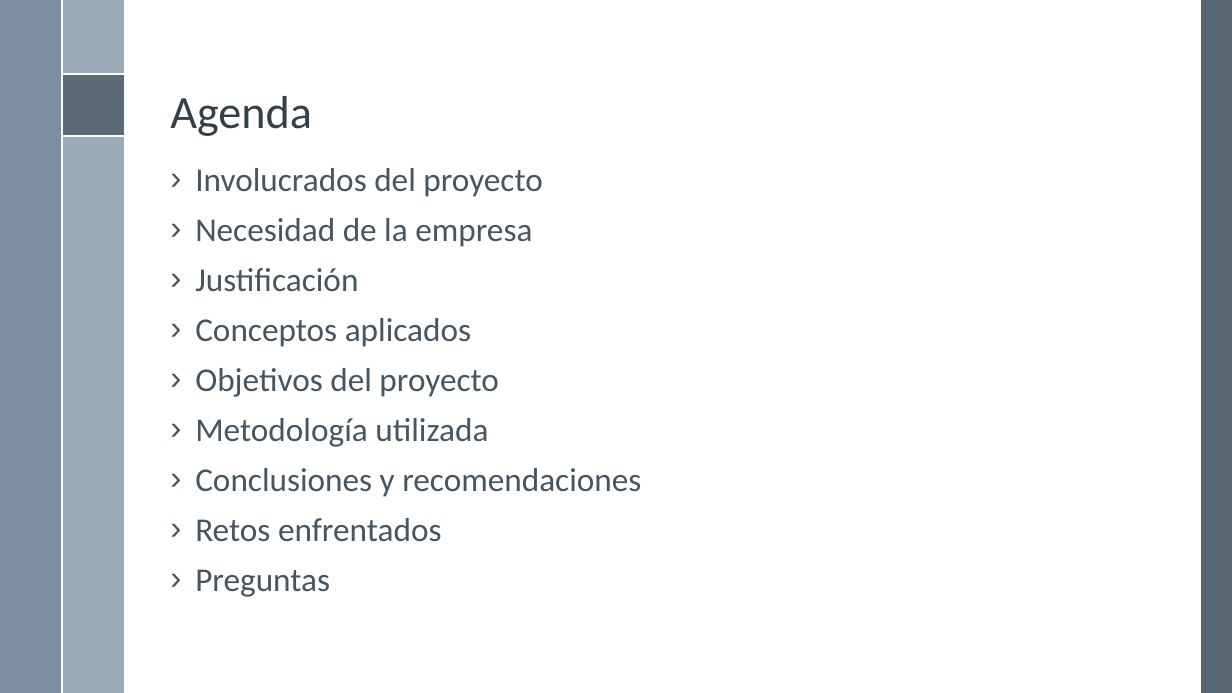
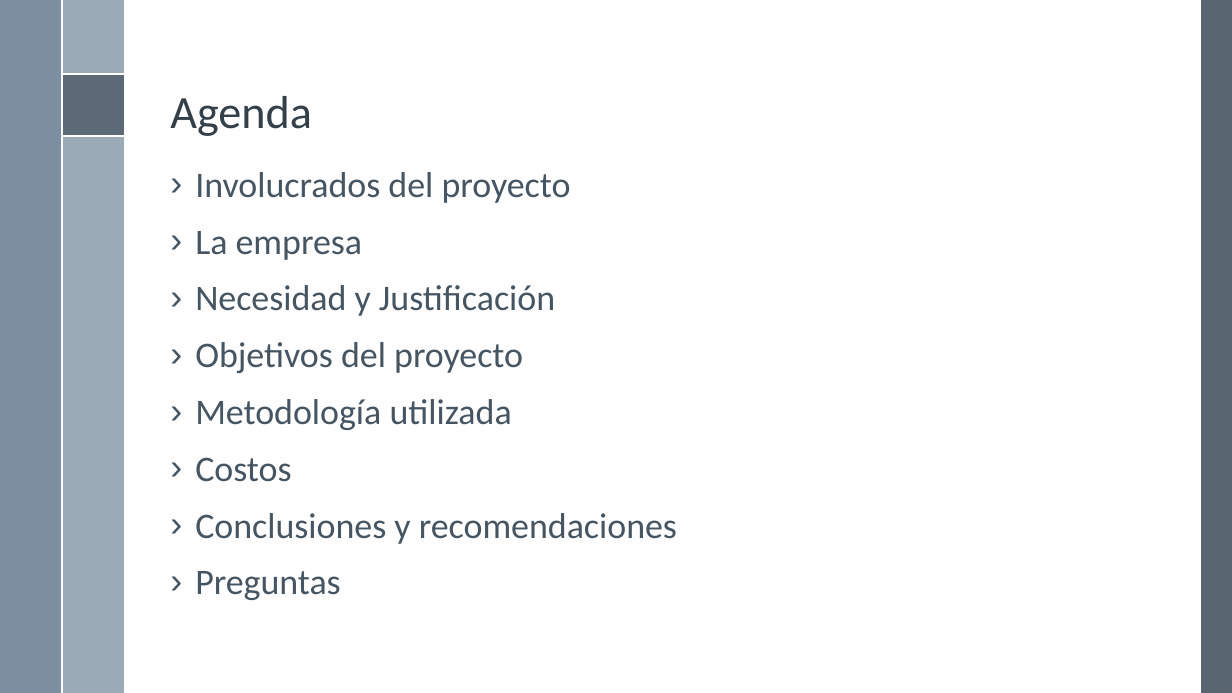
Before and after one commit to rbaltodanog/audinsaapp, a slide deck: slide 2 of documentacion/presentacion/Presentación.pptx. Drawn at 1232x693 pixels with LibreOffice and Linux fonts; fonts in the diff are those of the drawing; background and template pictures are left out. Boxes give left, top, right and bottom in pixels: in the first picture for what was removed or moved away, otherwise in the second. Text is boxed around its words. In the diff, an @@ line names an element or a change of style, - is before the commit and + after.

```diff
--- a/documentacion/presentacion/Presentación.pptx
+++ b/documentacion/presentacion/Presentación.pptx
@@ text at box(195, 172, 677, 600): size 25.9 to 28 pt in "Involucrados del proyecto", "Objetivos del proyecto", "Metodología utilizada", "Conclusiones y recomendaciones" and 1 more places; line spacing 0.8 to 0.9 @@
@@ text at box(195, 231, 555, 316): text changed; size 25.9 to 28 pt @@
-› Necesidad de la empresa
-› Justificación
-› Conceptos aplicados
+› La empresa
+› Necesidad y Justificación
@@ text at box(195, 457, 291, 482): paragraph added @@
+› Costos
@@ text at box(195, 518, 442, 541): paragraph removed @@
-› Retos enfrentados
```
Also in this commit, not shown: 15 other slides changed, 25 slides added, 2 slides removed.
